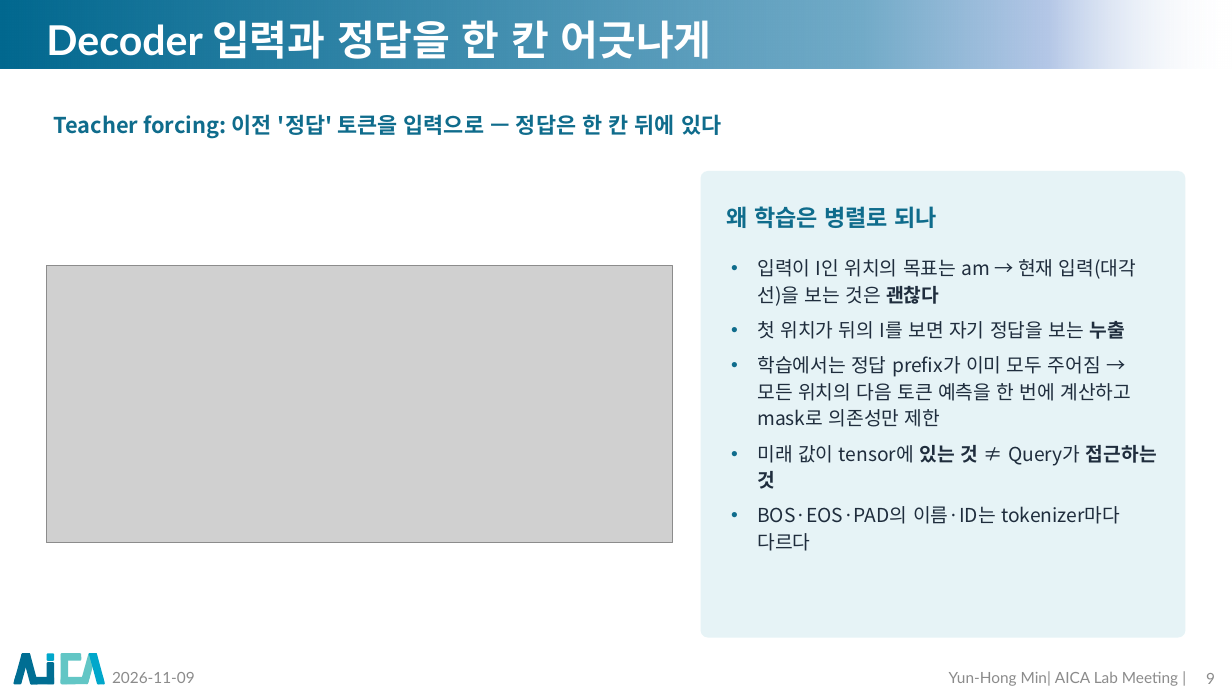
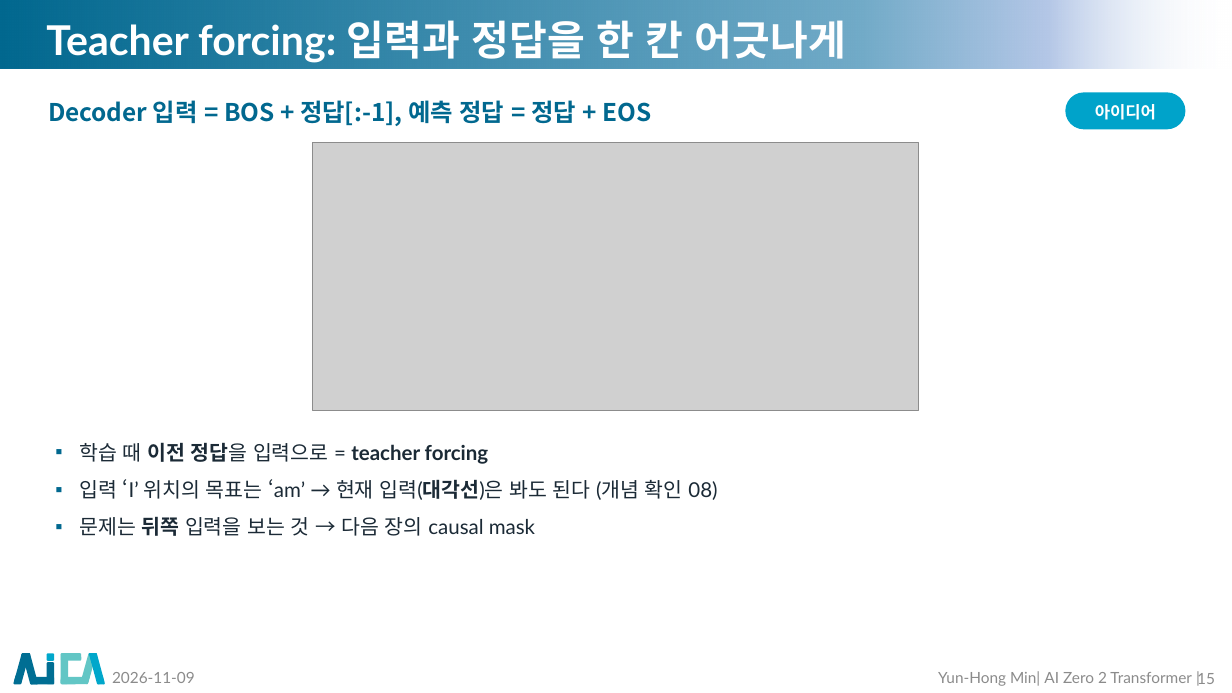
Before and after one commit to myunhh/AI-Zero-2-Transformers, a slide deck: slide 15 of lectures/week06_transformer_complete.pptx (slide 9 before the commit). Drawn at 1232x693 pixels with LibreOffice and Linux fonts; fonts in the diff are those of the drawing; grey boxes stand for pictures; background and template pictures are left out. Boxes give left, top, right and bottom in pixels: in the first picture for what was removed or moved away, otherwise in the second. Text is boxed around its words. In the diff, an @@ line names an element or a change of style, - is before the commit and + after.

```diff
--- a/lectures/week06_transformer_complete.pptx
+++ b/lectures/week06_transformer_complete.pptx
@@ title at (46, 20, 846, 63): text changed @@
-Decoder 입력과 정답을 한 칸 어긋나게
+Teacher forcing: 입력과 정답을 한 칸 어긋나게
@@ text at (48, 100, 652, 126): text changed; size 17 to 19 pt; text colour #0F6C8C to #01688F @@
-Teacher forcing: 이전 '정답' 토큰을 입력으로 — 정답은 한 칸 뒤에 있다
+Decoder 입력 = BOS + 정답[:-1], 예측 정답 = 정답 + EOS
@@ rounded rectangle added at (1066, 92, 1186, 129), fill #00A3CA, 13 pt, text #FFFFFF, bold @@
+아이디어
@@ picture: place and size @@
-picture at (46, 266, 673, 543)
+picture at (313, 142, 920, 410)
@@ rounded rectangle removed at (701, 171, 1186, 638) @@
@@ text removed at (726, 206, 938, 228) @@
-왜 학습은 병렬로 되나
@@ text removed at (757, 259, 1157, 551) @@
-• 입력이 I인 위치의 목표는 am → 현재 입력(대각선)을 보는 것은 괜찮다
-• 첫 위치가 뒤의 I를 보면 자기 정답을 보는 누출
-• 학습에서는 정답 prefix가 이미 모두 주어짐 → 모든 위치의 다음 토큰 예측을 한 번에 계산하고 mask로 의존성만 제한
-• 미래 값이 tensor에 있는 것 ≠ Query가 접근하는 것
-• BOS·EOS·PAD의 이름·ID는 tokenizer마다 다르다
@@ text added at (79, 442, 717, 536), 16 pt, text #1B2A36 @@
+▪ 학습 때 이전 정답을 입력으로 = teacher forcing
+▪ 입력 ‘I’ 위치의 목표는 ‘am’ → 현재 입력(대각선)은 봐도 된다 (개념 확인 08)
+▪ 문제는 뒤쪽 입력을 보는 것 → 다음 장의 causal mask
@@ text at (938, 671, 1192, 686): text changed @@
-Yun-Hong Min| AICA Lab Meeting |
+Yun-Hong Min| AI Zero 2 Transformer |
@@ page number at (1197, 671, 1215, 686): text changed @@
-9
+15
```
Also in this commit, not shown: 17 other slides changed, 34 slides added, 25 slides removed, 21 other files.
